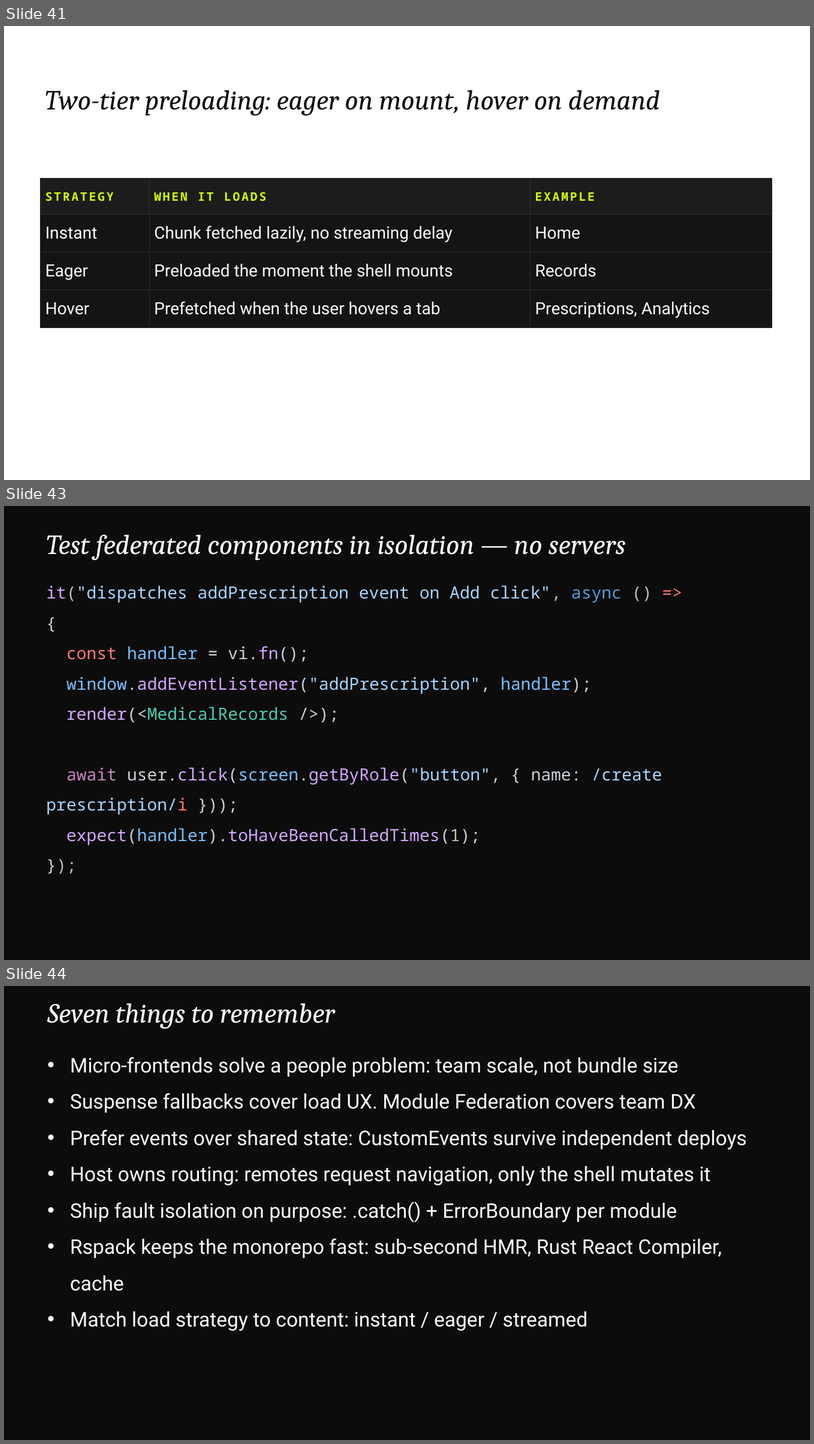
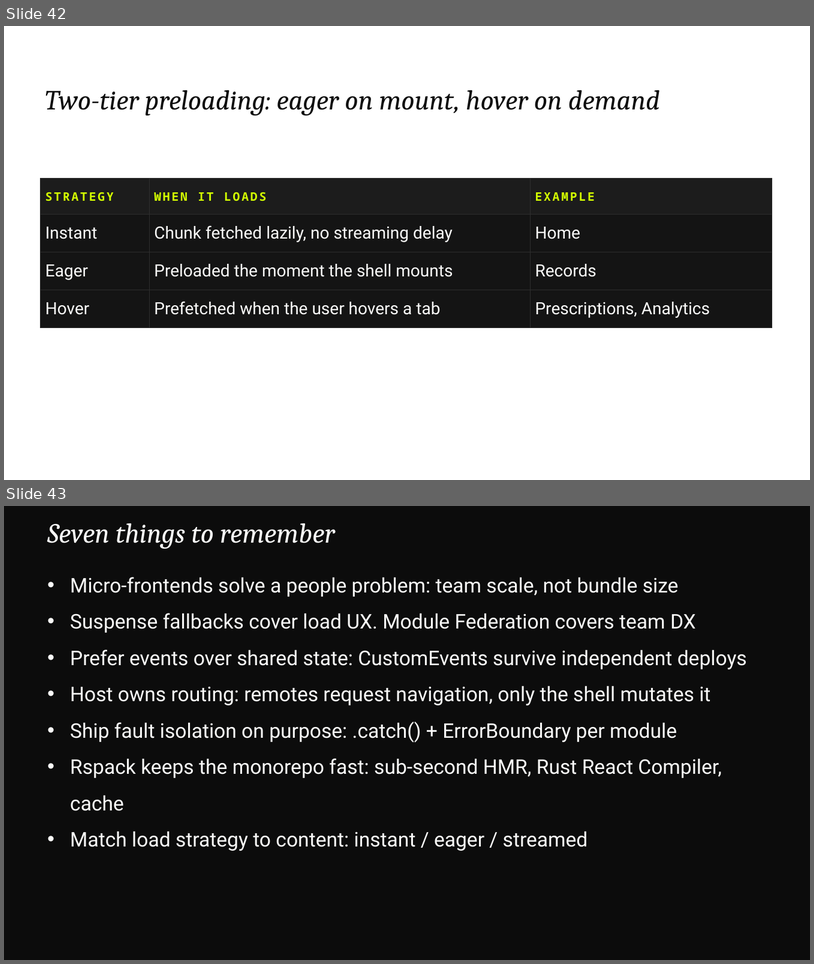
Before and after one commit to devlinduldulao/module-federation-demo, a slide deck: presentation/module-federation.pptx. Shown one above the other, each under a label of ours: slides 41, 43 and 44 before the commit, slides 42 and 43 after it; the slides between them are not shown. The pictures are 814x1444 and 814x964 pixels, drawn with LibreOffice and Linux fonts; fonts in the diff are those of the drawing. Boxes give left, top, right and bottom in pixels: in the first picture for what was removed or moved away, otherwise in the second. Text is boxed around its words. In the diff, an @@ line names an element or a change of style, - is before the commit and + after.

```diff
--- a/presentation/module-federation.pptx
+++ b/presentation/module-federation.pptx
@@ slide 43 removed at [4, 506, 810, 960], background #0C0C0C @@
@@ text removed at [46, 534, 626, 560] @@
-Test federated components in isolation — no servers
@@ text removed at [46, 585, 663, 845] @@
-it("dispatches addPrescription event on Add click", async () => {
-const handler = vi.fn();
-window.addEventListener("addPrescription", handler);
-render(<MedicalRecords />);
-await user.click(screen.getByRole("button", { name: /create prescription/i }));
-expect(handler).toHaveBeenCalledTimes(1);
-});
@@ what was slide 41 is now slide 42 @@
@@ what was slide 44 is now slide 43 @@
```
Also in this commit, not shown: 20 slides changed, 1 slide added, 1 other slide removed, 27 other files.
